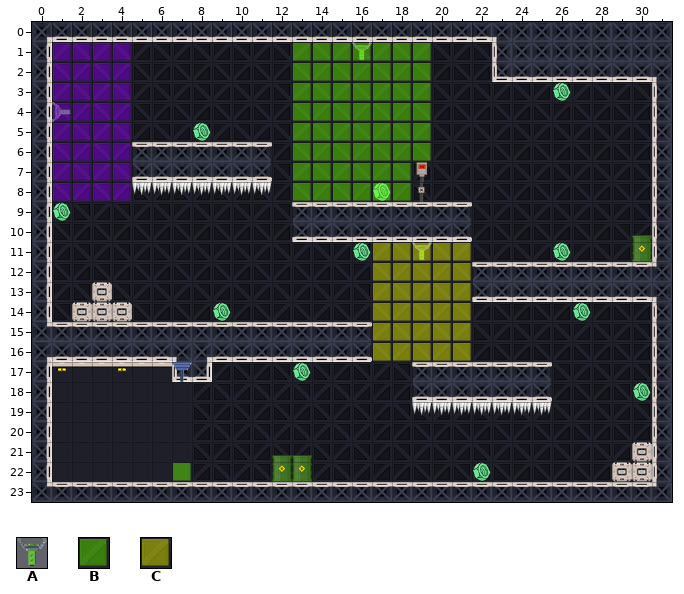
One commit to this Tiled map: src/map/Level_1.tmx. Above is the file before it was changed.
Cells are 30x30 px. Shown: x 0..31, y 0..23.
Key: from "Tileset_map": A 17, B 21, C 23.
_ is an empty cell.
Layers that did not change in this view are not listed.
Layer "RandomTurretsHitbox" before, first column x 5:
 0 _________________________
 1 ________BBBBBBB__________
 2 ________BBBBBBB__________
 3 ________BBBBBBB__________
 4 ________BBBBBBB__________
 5 ________BBBBBBB__________
 6 ________BBBBBBB__________
 7 ________BBBBBB___________
 8 ________BBBBBB___________
 9 _________________________
10 _________________________
11 ____________CCCCC________
12 ____________CCCCC________
13 ____________CCCCC________
14 ____________CCCCC________
15 ____________CCCCC________
16 ____________CCCCC________
17 _________________________
18 _________________________
19 _________________________
20 _________________________
21 _________________________
22 _________________________
23 _________________________
And afterwards:
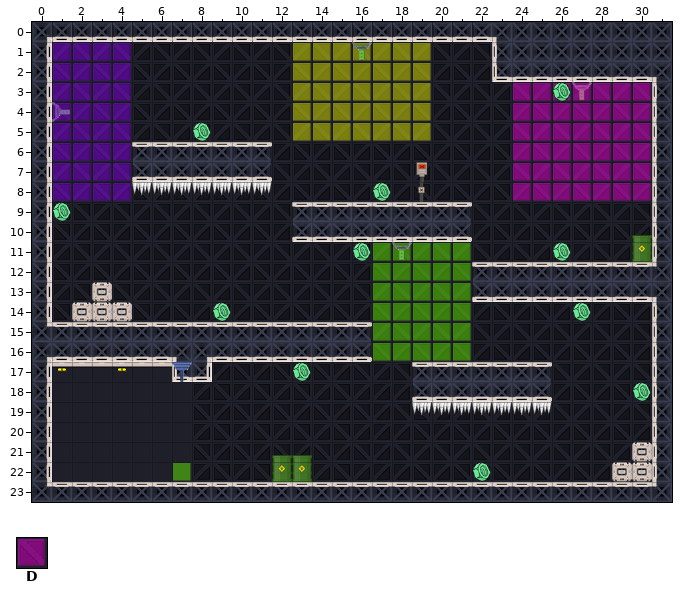
Further tiles: from "Tileset_map": D 24.
See-through tiles are keyed as they look on the map.
From old to new:
Layer "Turrets":
Tile A now appears in row 3 at x 27.
Layer "TurretsHitbox":
Tile B now appears in rows 11 to 16 at x 17 to 21.
Tile C now appears in rows 1 to 5 at x 13 to 19.
Tile D now appears in rows 3 to 8 at x 24 to 30.
Layer "HiddenTurrets":
Tile A now appears in row 11 at x 18.
The author cleared tile A in row 11 at x 19.
Layer "RandomTurretsHitbox" (removed):
The author cleared tile B in rows 1 to 6 at x 13 to 19; in rows 7 to 8 at x 13 to 18.
The author cleared tile C in rows 11 to 16 at x 17 to 21.
